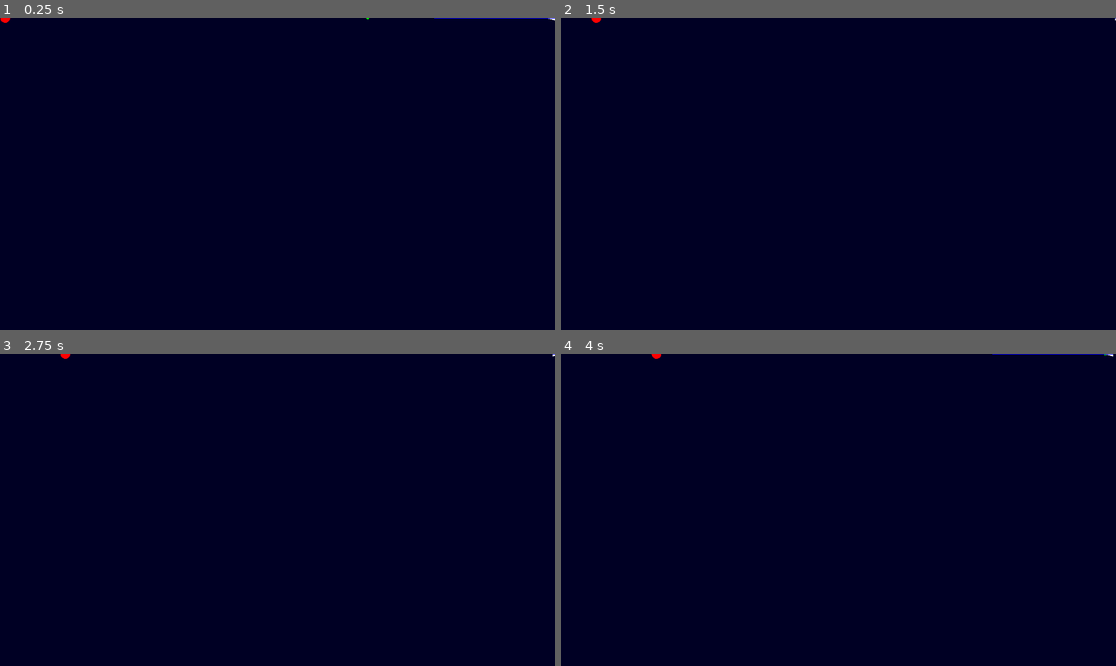
Above: before the commit, frames 1-4 (two rows, left to right).
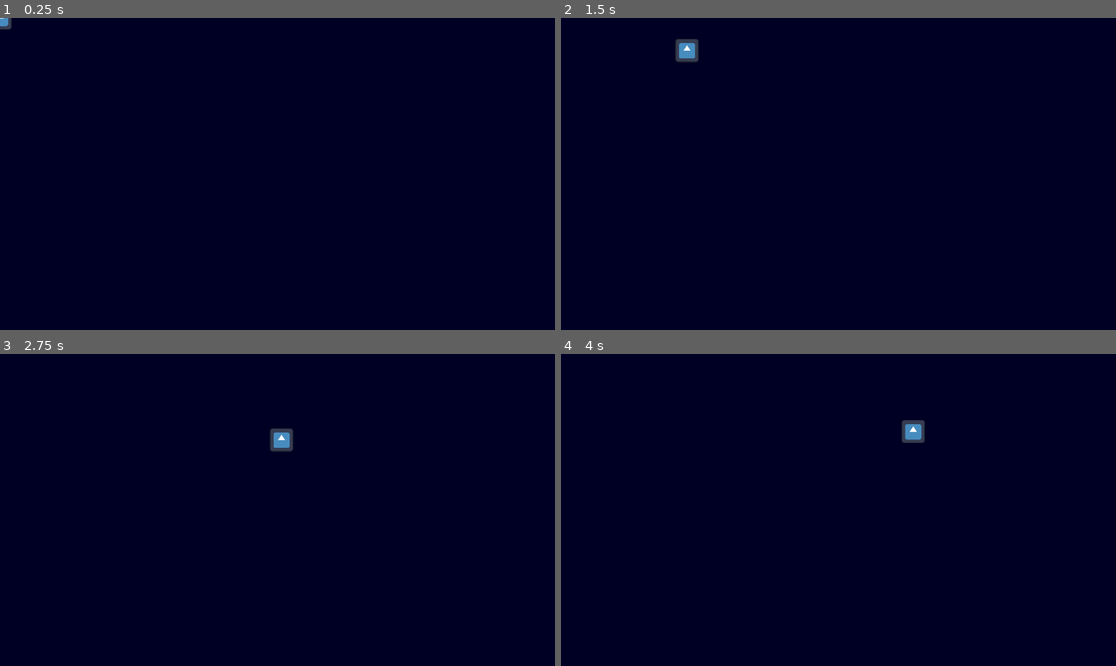
Above: after the commit, the same moments.

Repository: sanjaybv/sbac
Game: Godot game, scene res://game.tscn
The game is run twice, just before and just after one commit, with the same random seed, the same clock (stepped at 60 frames per second) and the same inputs. The engine's default icon, where the game draws it, is replaced by a stand-in: a white triangle on a blue panel in a dark square.
Inputs (mouse positions are in pixels of both pictures, inside the frame that each line leads up to):
- Up to frame 1 (0.25 s): no input
- Up to frame 2 (1.5 s): tap Enter at 0.5 s; move the mouse to (960, 158) at 0.52 s; hold D (Right, bound only after the commit) 0.53-1.28 s; click (960, 158) at 0.67 s; move the mouse to (727, 189) at 1.27 s; hold S (Down, bound only after the commit) from 1.28 s (still down); click (727, 189) at 1.42 s
- Up to frame 3 (2.75 s): move the mouse to (333, 441) at 2.02 s; release S (Down, bound only after the commit) at 2.03 s; hold D (Right, bound only after the commit) from 2.03 s (still down); click (333, 441) at 2.17 s
- Up to frame 4 (4 s): move the mouse to (810, 572) at 2.77 s; release D (Right, bound only after the commit) at 2.78 s; hold W (Up, bound only after the commit) 2.78-3.53 s; click (810, 572) at 2.92 s; move the mouse to (1005, 556) at 3.52 s; hold A (Left, bound only after the commit) from 3.53 s (still down); click (1005, 556) at 3.67 s

The runs differ from the first frame. In frame 1, 0.1% of the frame differs, in the area x 0-100%, y 0-4%; in frame 2, 0.3%; in frame 3, 0.3%; in frame 4, 0.4%, in the area x 16-100%, y 0-29%.

Commit message:
some changes

Diff:
--- /dev/null
+++ b/CharacterBody2D.gd
@@ -0,0 +1,19 @@
+extends CharacterBody2D
+
+const SPEED = 300.0
+
+@onready var nav = $NavigationAgent2D
+
+func _physics_process(delta):
+	var nav_vector: Vector2
+	print("isnavreached ", nav.is_target_reached())
+	if !nav.is_target_reached():
+		nav_vector = (nav.get_next_path_position() - global_position).normalized()
+
+	velocity = (Input.get_vector("Left", "Right", "Up", "Down") + nav_vector).normalized() * SPEED
+	move_and_slide()
+
+func _input(event):
+	if event is InputEventMouseButton:
+		nav.target_position = event.position
+		print("setting nav target to ", event.position)
--- a/game.tscn
+++ b/game.tscn
@@ -1,6 +1,14 @@
-[gd_scene load_steps=2 format=3 uid="uid://by1t3mp5yidhs"]
+[gd_scene load_steps=5 format=3 uid="uid://by1t3mp5yidhs"]
 
-[ext_resource type="PackedScene" uid="uid://cdwd5g0p36bei" path="res://scenarios/evade.tscn" id="1_7fx3n"]
+[ext_resource type="Script" path="res://CharacterBody2D.gd" id="1_r2msj"]
+[ext_resource type="Texture2D" uid="uid://ckd2p3irjcbt1" path="res://icon.svg" id="2_sts8x"]
+
+[sub_resource type="RectangleShape2D" id="RectangleShape2D_k6l0d"]
+
+[sub_resource type="NavigationPolygon" id="NavigationPolygon_hro4s"]
+vertices = PackedVector2Array(59, 233, -30, -25, 1156, 2, 775, 157, 1156, 652, 653, 436, 6, 649, 24, 309)
+polygons = Array[PackedInt32Array]([PackedInt32Array(0, 1, 2, 3), PackedInt32Array(3, 2, 4, 5), PackedInt32Array(5, 4, 6, 7)])
+outlines = Array[PackedVector2Array]([PackedVector2Array(-30, -25, 1156, 2, 1156, 652, 6, 649, 24, 309, 653, 436, 775, 157, 59, 233)])
 
 [node name="game" type="Node2D"]
 
@@ -11,4 +19,19 @@
 offset_bottom = 705.0
 color = Color(0, 0, 0.141176, 1)
 
-[node name="evade" parent="." instance=ExtResource("1_7fx3n")]
+[node name="CharacterBody2D" type="CharacterBody2D" parent="."]
+motion_mode = 1
+script = ExtResource("1_r2msj")
+
+[node name="Sprite2D" type="Sprite2D" parent="CharacterBody2D"]
+scale = Vector2(0.378907, 0.378907)
+texture = ExtResource("2_sts8x")
+
+[node name="CollisionShape2D" type="CollisionShape2D" parent="CharacterBody2D"]
+shape = SubResource("RectangleShape2D_k6l0d")
+
+[node name="NavigationAgent2D" type="NavigationAgent2D" parent="CharacterBody2D"]
+target_desired_distance = 15.0
+
+[node name="NavigationRegion2D" type="NavigationRegion2D" parent="CharacterBody2D/NavigationAgent2D"]
+navigation_polygon = SubResource("NavigationPolygon_hro4s")
--- a/project.godot
+++ b/project.godot
@@ -15,6 +15,29 @@
 config/features=PackedStringArray("4.1", "GL Compatibility")
 config/icon="res://icon.svg"
 
+[input]
+
+Left={
+"deadzone": 0.5,
+"events": [Object(InputEventKey,"resource_local_to_scene":false,"resource_name":"","device":-1,"window_id":0,"alt_pressed":false,"shift_pressed":false,"ctrl_pressed":false,"meta_pressed":false,"pressed":false,"keycode":0,"physical_keycode":65,"key_label":0,"unicode":97,"echo":false,"script":null)
+]
+}
+Right={
+"deadzone": 0.5,
+"events": [Object(InputEventKey,"resource_local_to_scene":false,"resource_name":"","device":-1,"window_id":0,"alt_pressed":false,"shift_pressed":false,"ctrl_pressed":false,"meta_pressed":false,"pressed":false,"keycode":0,"physical_keycode":68,"key_label":0,"unicode":100,"echo":false,"script":null)
+]
+}
+Up={
+"deadzone": 0.5,
+"events": [Object(InputEventKey,"resource_local_to_scene":false,"resource_name":"","device":-1,"window_id":0,"alt_pressed":false,"shift_pressed":false,"ctrl_pressed":false,"meta_pressed":false,"pressed":false,"keycode":0,"physical_keycode":87,"key_label":0,"unicode":119,"echo":false,"script":null)
+]
+}
+Down={
+"deadzone": 0.5,
+"events": [Object(InputEventKey,"resource_local_to_scene":false,"resource_name":"","device":-1,"window_id":0,"alt_pressed":false,"shift_pressed":false,"ctrl_pressed":false,"meta_pressed":false,"pressed":false,"keycode":0,"physical_keycode":83,"key_label":0,"unicode":115,"echo":false,"script":null)
+]
+}
+
 [rendering]
 
 renderer/rendering_method="gl_compatibility"
--- a/vehicles/evading_vehicle.gd
+++ b/vehicles/evading_vehicle.gd
@@ -17,5 +17,5 @@
 	if !linear_velocity.is_zero_approx():
 		look_ahead = (position.distance_to(target.position)) / linear_velocity.length()
 
-	# 20 is a constant, a turning parameter as Chris Reynolds puts it.
+	# 20 is a constant, a turning parameter as Craig Reynolds puts it.
 	return target.position + (target.linear_velocity * look_ahead) / 20
--- a/vehicles/seeking_vehicle.tscn
+++ b/vehicles/seeking_vehicle.tscn
@@ -4,5 +4,4 @@
 [ext_resource type="Script" path="res://vehicles/seeking_vehicle.gd" id="2_hdxun"]
 
 [node name="seeking_vehicle" instance=ExtResource("1_n8m25")]
-mass = 1.0
 script = ExtResource("2_hdxun")
